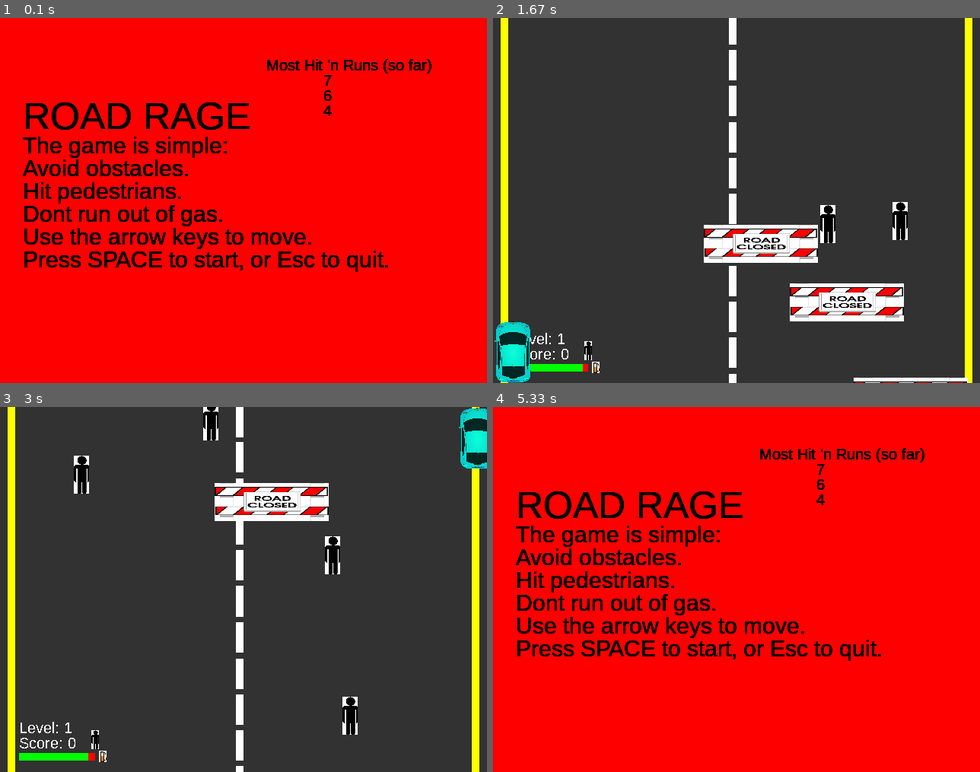
Above: before the commit, frames 1-4 (two rows, left to right).
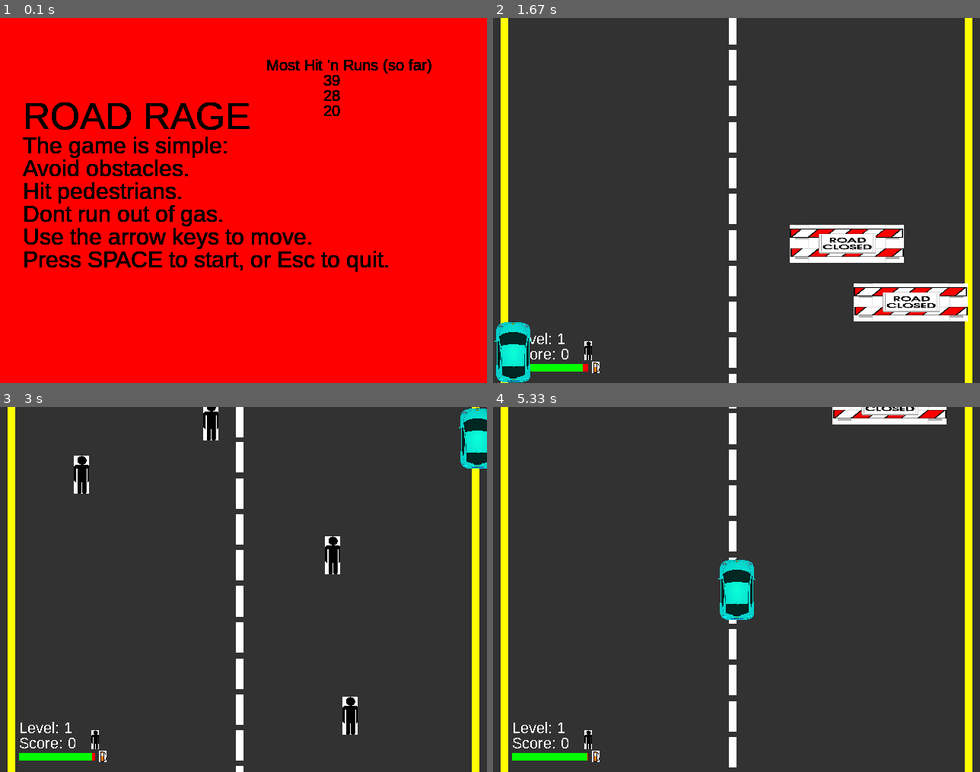
Above: after the commit, the same moments.

Repository: sd18spring/InteractiveProgramming
Game: pygame game, started from game.py
Two runs of this game, one before a commit and one after it. Both use one fixed random seed, a clock stepped at 60 frames per second and the inputs below.
Inputs:
- Up to frame 1 (0.1 s): no input
- Up to frame 2 (1.67 s): tap Space at 0.33 s; hold Left 0.67-1.2 s; hold Down 1.23-1.53 s
- Up to frame 3 (3 s): hold Up 2-2.37 s; hold Right from 2.4 s (still down)
- Up to frame 4 (5.33 s): release Right at 3.03 s; hold Down 3.07-3.43 s; hold Left 3.47-3.93 s; tap Space at 3.97, 4.37, 4.67, 4.87, 5.2 s; hold Up 4.8-5.1 s; hold Right from 5.13 s (still down)

The runs differ from the first frame. In frame 1, 0.2% of the frame differs, in the area x 66-70%, y 15-27%; in frame 2, 7.7%; in frame 3, 2.3%; in frame 4, 100%, in the area x 0-100%, y 0-100%.

Commit message:
comments

Diff:
--- a/game.py
+++ b/game.py
@@ -11,14 +11,16 @@
     """keeps track of the game state"""
     def __init__(self):
 
+        #adding the player to the model
         self.player = Player(295, 200)
-        self.player_group = pygame.sprite.Group()
-
+
+        #Groups to keep track of sprite objects
         self.pedestrians = pygame.sprite.Group()
         self.gastanks = pygame.sprite.Group()
         self.obstacles = pygame.sprite.Group()
         self.all_objs = pygame.sprite.Group()
 
+        #adding road lines to a group
         self.rd_lines = pygame.sprite.Group()
         for i in numpy.linspace(0, 520, 12):
             line = RoadLines(i)
@@ -27,24 +29,36 @@
     def update(self):
         """update positions of objects, player, rd_lines, and adds more
         objects to the arena"""
+        #update player
         self.player.update()
+
+        #update every sprite in gas group and kill it if it moves out of bounds
         for gas in self.gastanks:
             gas.update(model)
             if gas.y>500:
                 gas.kill()
+
+        #update every sprite in ped group and kill it if it moves out of bounds
         for pedestrian in self.pedestrians:
             pedestrian.update(model)
             if pedestrian.y>500:
                 pedestrian.kill()
+
+        #update every sprite in obst group and kill it if it moves out of bounds
         for obstacle in self.obstacles:
             obstacle.update(model)
             if obstacle.y>500:
                 obstacle.kill()
+                #update stat
                 self.player.obstacles_avoided+=1
+
+        #update road lines and cycle them back to the beginning if out of bounds
         for line in self.rd_lines:
             line.update(model)
             if line.y>520:
                 line.y = 0
+
+        #randomly add objs, and detect collisions between player and objs
         self.add_obj()
         self.player.is_collided_with_gas(self.gastanks)
         self.player.is_collided_with_peds(self.pedestrians)
@@ -52,18 +66,25 @@
 
     def add_obj(self):
         """Randomly adds objects for the player to interact with"""
+        #get random integer
         obj_index = random.randint(1,4000)
+
+        #increase gas output if gas level is low
         if self.player.gas_level < 20:
             if obj_index>3995:
                 gas = Gastank(random.randint(20,600))
+                #if gas object would collide with another object outside
+                #of screen it is not placed
                 if pygame.sprite.spritecollideany(gas, self.all_objs):
                     gas.kill()
                 else:
                     gas.add(self.all_objs)
                     gas.add(self.gastanks)
 
-        if obj_index == 1:
+        if obj_index == 1 or obj_index==9:
             gas = Gastank(random.randint(20,600))
+            #if gas object would collide with another object outside
+            #of screen it is not placed
             if pygame.sprite.spritecollideany(gas, self.all_objs):
                 gas.kill()
             else:
@@ -72,14 +93,18 @@
 
         if obj_index > 1 and obj_index < 9:
             ped = Pedestrian(random.randint(20,600))
+            #if ped object would collide with another object outside
+            #of screen it is not placed
             if pygame.sprite.spritecollideany(ped, self.all_objs):
                 ped.kill()
             else:
                 ped.add(self.all_objs)
                 ped.add(self.pedestrians)
 
-        if obj_index > 10 and obj_index < 20:
+        if obj_index > 10 and obj_index < 18:
             obst = Obstacle(random.randint(20,520))
+            #if obst object would collide with another object outside
+            #of screen it is not placed
             if pygame.sprite.spritecollideany(obst, self.all_objs):
                 obst.kill()
             else:
@@ -89,45 +114,55 @@
 class RoadLines(pygame.sprite.Sprite):
     """road lines to simulate the road moving by"""
     def __init__(self, y=0):
+        """inherited sprite attributes, position, and rect"""
         super().__init__()
         self.x = 310
         self.y = y
         self.rect = pygame.Rect(self.x, self.y, 10, 40)
 
     def update(self,model):
+        """all objects move the same, use similar rect attributes"""
         self.y += .50
-        if model.player.score > 19:
-            self.y += .26
-        if model.player.score > 49:
-            self.y += .27
-        if model.player.score > 74:
-            self.y += .28
-        if model.player.score > 99:
-            self.y += .29
+
+        #increase scrolling speed as level increases
+        if model.player.score > 10:
+            self.y += .1
+        if model.player.score > 20:
+            self.y += .15
+        if model.player.score > 35:
+            self.y += .2
+        if model.player.score > 50:
+            self.y += .25
+
 class EnvironmentObject(pygame.sprite.Sprite):
     """base class for objects"""
     def __init__(self,x,y=-30):
+        """inherited sprite attributes and position"""
         super().__init__()
         self.x = x
         self.y = y
 
     def update(self,model):
+        """all objects move the same, use similar rect attributes"""
         self.y += .50
         self.rect.x = self.x
         self.rect.y = self.y
-        if model.player.score > 19:
-            self.y += .26
-        if model.player.score > 49:
-            self.y += .27
-        if model.player.score > 74:
-            self.y += .28
-        if model.player.score > 99:
-            self.y += .29
+
+        #increase movement speed as levels go up
+        if model.player.score > 10:
+            self.y += .1
+        if model.player.score > 20:
+            self.y += .15
+        if model.player.score > 35:
+            self.y += .2
+        if model.player.score > 50:
+            self.y += .25
+
 class Gastank(EnvironmentObject):
     """describing type of EnvironmentObject"""
     def __init__(self,x):
+        """inherited, image, and rect attributes"""
         super().__init__(x)
-        #self.rect = pygame.Rect(self.x, self.y, 20, 30)
         self.image = pygame.image.load('gas.png')
         self.image = pygame.transform.scale(self.image, (20,30))
         self.rect = self.image.get_rect()
@@ -137,6 +172,7 @@
 class Pedestrian(EnvironmentObject):
     """describing type of EnvironmentObject"""
     def __init__(self,x):
+        """inherited, image, and rect attributes"""
         super().__init__(x)
         self.image = pygame.image.load('pedestrian.png')
         self.image = pygame.transform.scale(self.image, (20,50))
@@ -147,6 +183,7 @@
 class Obstacle(EnvironmentObject):
     """describing type of EnvironmentObject"""
     def __init__(self,x):
+        """inherited, image, and rect attributes"""
         super().__init__(x)
         self.image = pygame.image.load('road_closed.png')
         self.image = pygame.transform.scale(self.image, (150,50))
@@ -157,76 +194,105 @@
 class Player(pygame.sprite.Sprite):
     """user controlled player"""
     def __init__(self, x_pos, y_pos):
+        """player attributes"""
+
+        #inheriting sprite attributes
         super().__init__()
+
+        #position attributes
         self.x = x_pos
         self.y = y_pos
-        self.gas_level = 100
-        self.score = 0
+        self.vx = 0.0
+        self.vy = 0.0
+
+        #image and rect attributes
         self.image = pygame.image.load('car.jpg')
         self.image = pygame.transform.scale(self.image, (50,80))
         self.rect = self.image.get_rect()
         self.rect.x = self.x
         self.rect.y = self.y
-        self.alive = True
-        self.vx = 0.0
-        self.vy = 0.0
+
+        #statistic attributes
+        self.gas_level = 100
+        self.score = 0
         self.gas_collected = 0
         self.obstacles_avoided = 0
         self.level = 1
 
+        #alive flag
+        self.alive = True
+
     def update(self):
+        """updating player position by velocities given by controller"""
+        #setting bounds on edge of screen
         if self.x < 1:
             self.x = 1
             self.x += self.vx
         elif self.x > 589:
             self.x = 589
             self.x += self.vx
+        #update position
         else:
             self.x += self.vx
 
+        #setting bounds on edge of screen
         if self.y < 1:
             self.y = 1
             self.y += self.vy
         elif self.y > 399:
             self.y = 399
             self.y += self.vy
+        #update position
         else:
             self.y += self.vy
 
+        #reduce gas slightly every cycle and kill player if it reaches 0
         self.gas_level -= .005
         if self.gas_level < 0:
             self.alive = False
 
+        #updating rect position so collisions can be detected
         self.rect.y = self.y
         self.rect.x = self.x
 
-        if self.score > 19:
+        #updating level based on score
+        if self.score > 10:
             self.level = 2
-        if self.score > 49:
+        if self.score > 20:
             self.level = 3
-        if self.score > 74:
+        if self.score > 35:
             self.level = 4
-        if self.score > 99:
+        if self.score > 50:
             self.level = 5
 
     def is_collided_with_gas(self, gas_group):
+        """check each sprite in gas group for collision and modifying player if
+        collision is detected"""
         for gas_sprite in gas_group:
             if self.rect.colliderect(gas_sprite.rect):
-                self.gas_level += 5
+                #add to gas by hitting ped, update stat
+                self.gas_level += 10
                 self.gas_collected += 1
+                #dont let gass get over 100
                 if self.gas_level > 100:
                     self.gas_level = 100
                 gas_sprite.kill()
 
     def is_collided_with_peds(self, ped_group):
+        """check each sprite in ped group for collision and modifying player if
+        collision is detected"""
         for ped_sprite in ped_group:
             if self.rect.colliderect(ped_sprite.rect):
+                #add to score by hitting ped
                 self.score += 1
                 ped_sprite.kill()
 
     def is_collided_with_obst(self, obst_group):
+        """check each sprite in obst group for collision and modifying player if
+        collision is detected"""
         for obst_sprite in obst_group:
             if self.rect.colliderect(obst_sprite.rect):
+                #kill player if it hits an obst
                 self.alive = False
 
 class View():
@@ -243,7 +309,7 @@
 
     def draw(self):
         """Draw the current game state on the screen"""
-        #drawing the road
+        #drawing the static road elements
         self.screen.fill(pygame.Color(50,50,50))
         pygame.draw.rect(self.screen,
                        pygame.Color(255,255,0),
@@ -251,7 +317,8 @@
         pygame.draw.rect(self.screen,
                        pygame.Color(255,255,0),
                        pygame.Rect(620,0,10,480))
-            #drawing scrolling road lines
+
+        #drawing scrolling road lines
         for line in self.model.rd_lines:
             pygame.draw.rect(self.screen,
                              pygame.Color(255,255,255),
@@ -266,6 +333,7 @@
             self.screen.blit(obstacle.image,(obstacle.x,obstacle.y))
 
         #HUD elements
+            #pedestrian HUD
         myfont = pygame.font.SysFont('Arial', 20)
         textsurf = myfont.render('Score: '+str(self.model.player.score),
                                  False, (255,255,255))
@@ -274,6 +342,7 @@
                                   False, (255,255,255))
         self.screen.blit(textsurf1, (25, 410))
         self.screen.blit(self.hud_ped, (120,425))
+            #gas HUD
         pygame.draw.rect(self.screen,
                          pygame.Color(255,0,0),
                          pygame.Rect(25,455,100,10))
@@ -282,7 +351,7 @@
                          pygame.Rect(25,455,self.model.player.gas_level,10))
         self.screen.blit(self.hud_gas, (130,452.5))
 
-        #draw player
+        #drawing the player
         self.screen.blit(self.model.player.image, (self.model.player.x,self.model.player.y))
 
         pygame.display.update()
@@ -290,13 +359,17 @@
 class Controller(object):
     """keyboard controls"""
     def __init__(self, model):
+        """initialize model so player can be manipulated"""
         self.model = model
 
     def handle_event(self, event):
+        """check for keydown events and change velocity in x and y directions"""
         pygame.key.set_repeat(1,50)
+        #set velocities to 0 if no keys are pressed
         if event.type != KEYDOWN:
             self.model.player.vx = 0
             self.model.player.vy = 0
+        #set velocities when keydown detected
         elif event.type == KEYDOWN:
             if event.key == pygame.K_UP:
                 self.model.player.vy -= 1
@@ -308,14 +381,17 @@
                 self.model.player.vx += 1
 
 def main_menu(model):
-    """Main menu function"""
+    """Main menu"""
     #screen
     screen = pygame.display.set_mode((640,480))
+    #screen.display.set_caption('ROAD RAGE')
     screen.fill(pygame.Color(255,0,0))
-    #title
+
+    #title display
     title_font = pygame.font.SysFont('Arial', 50)
     title_surf = title_font.render('ROAD RAGE', True, (0,0,0))
-    #instructions
+
+    #instruction display
     instruction_font = pygame.font.SysFont('Arial', 30)
     instruction_surf1 = instruction_font.render('The game is simple:',True,(0,0,0))
     instruction_surf2 = instruction_font.render('Avoid obstacles.',True,(0,0,0))
@@ -324,7 +400,7 @@
     instruction_surf5 = instruction_font.render('Use the arrow keys to move.',True,(0,0,0))
     instruction_surf6 = instruction_font.render('Press SPACE to start, or Esc to quit.',True,(0,0,0))
 
-    #high score stuff
+    #high score display
     high_scores = extract_high_scores(model)
     hs_font = pygame.font.SysFont('Arial', 20)
     hs_title = hs_font.render("Most Hit 'n Runs (so far)",True,(0,0,0))
@@ -332,6 +408,7 @@
     hs_2 = hs_font.render(str(high_scores[1]),True,(0,0,0))
     hs_3 = hs_font.render(str(high_scores[2]),True,(0,0,0))
 
+    #menu loop with all of the information displayed
     running = True
     while running:
         screen.blit(title_surf, (30,100))
@@ -345,40 +422,53 @@
         screen.blit(hs_1, (425,70))
         screen.blit(hs_2, (425,90))
         screen.blit(hs_3, (425,110))
+        #checks for space or escape clicks
         for event in pygame.event.get():
             if event.type == KEYDOWN:
                 if event.key == pygame.K_ESCAPE:
-                    pygame.quit()
+                    sys.exit()
+                #move to main loop if space is pressed
                 if event.key == pygame.K_SPACE:
                     running = False
+            if event.type == QUIT:
+                sys.exit()
         pygame.display.update()
 
 def death_screen(model):
     """screen that you see when you die"""
+
+    #checking if the current score is high enough to be in the top 3
     store_high_scores(model)
+
     #screen
     screen = pygame.display.set_mode((640,480))
     screen.fill(pygame.Color(255,0,0))
-    #title
+
+    #death message
     msg_font = pygame.font.SysFont('Arial', 50)
     msg_surf = msg_font.render('YOU ARE DEAD', True, (0,0,0))
-    #instructions
+
+    #display game stats
     stat_font = pygame.font.SysFont('Arial', 30)
-
     stat_surf1 = stat_font.render('Pedestrians Hit: '+str(model.player.score),
                                    True, (0,0,0))
-    high_score_surf = stat_font.render('***NEW HIGH SCORE***', True, (0,0,0))
     stat_surf2 = stat_font.render('Gastanks Collected: '+str(model.player.gas_collected),
                                    True, (0,0,0))
     stat_surf3 = stat_font.render('Obstacles Avoided: '+str(model.player.obstacles_avoided),
                                    True, (0,0,0))
     stat_surf4 = stat_font.render('Level Reached: '+str(model.player.level),
                                    True, (0,0,0))
+
+    #high score tag
+    hs_font = pygame.font.SysFont('Arial', 15)
+    high_score_surf = hs_font.render('***NEW HIGH SCORE***', True, (0,0,0))
+
     #instructions
     instruction_font = pygame.font.SysFont('Arial', 20)
     instruction_surf = instruction_font.render('Press SPACE to restart, press ESC to quit.',
                                    True, (0,0,0))
 
+    #death screen loop that displays stats and instructions on how to proceed
     running = True
     while running:
         screen.blit(msg_surf, (150,100))
@@ -387,23 +477,32 @@
         screen.blit(stat_surf3, (150,210))
         screen.blit(stat_surf4, (150,240))
         screen.blit(instruction_surf, (150,400))
+        #gives a high score tag if you get a high score
+        if model.player.score in extract_high_scores(model):
+            screen.blit(high_score_surf, (410, 155))
+        #checking for events
         for event in pygame.event.get():
             if event.type == KEYDOWN:
+                #restart main program loop if space
                 if event.key == K_SPACE:
                     return True
                 if event.key == K_ESCAPE:
-                    return pygame.quit()
+                    return sys.exit()
+            if event.type == QUIT:
+                sys.exit()
         pygame.display.update()
 
 def main_game_loop(model,view,controller):
+    """main game loop that checks for events, takes controller input,
+    updates the model, and draws the model on the screen"""
     running = True
     while running:
-
         for event in pygame.event.get():
             if event.type == QUIT:
-                running = False
+                sys.exit()
             controller.handle_event(event)
         model.update()
+        #if the player dies it moves to the death screen
         if not model.player.alive:
             running = False
         view.draw()
@@ -412,10 +511,13 @@
 def store_high_scores(model):
     """stores top 3 local high scores"""
     filename = 'road_rage_high_scores.pickle'
+    #load current top 3 scores
     current_scores = pickle.load(open(filename,'rb+'))
+    #checks if current score is high enough to be a high score
     if model.player.score > min(current_scores):
         current_scores.pop()
         current_scores.append(model.player.score)
+    #sorts the high scores and stores them again
     current_scores.sort(reverse=True)
     pickle.dump(current_scores,open(filename,'wb'))
     return
@@ -423,17 +525,23 @@
 def extract_high_scores(model):
     """stores top 3 local high scores"""
     filename = 'road_rage_high_scores.pickle'
+    #if no file exists puts in place holder high scores
     if not exists(filename):
         base_hs = [3,2,1]
         pickle.dump(base_hs,open(filename,'wb'))
+    #returns the stored high score
     return pickle.load(open(filename, 'rb'))
 
 
 if __name__ == "__main__":
+
+    #initialize pygame modules
     pygame.init()
     pygame.font.init()
-    FPS = 30
-    fpsClock = pygame.time.Clock()
+    pygame.display.init()
+    pygame.display.set_caption('ROAD RAGE')
+
+    #main program loop
     running = True
     while running:
         model = Model()
Binary file changed: road_rage_high_scores.pickle
